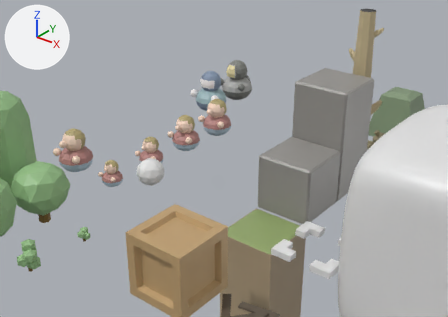
The FBX model Assets/Alubecki/Models/Blocks.fbx, before and after one commit.
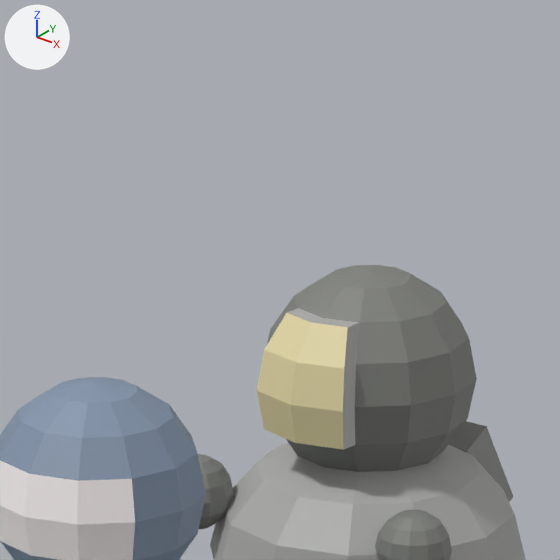
Each version appears first from a 50 mm camera at (5.82, -6.04, 5.39) aimed at (-2.74, 4.66, -1.24), and next in a close-up on the part from 45% to 57% of the width and 11% to 28% of the height. Arrows for +X, +Y and +Z are at upper left; the lights stay in place. Where no turn or scale is listed for an object, it has been applied to the vertices.

The first close-up shows 'Character.C2#30', 'Character.C3#30'.
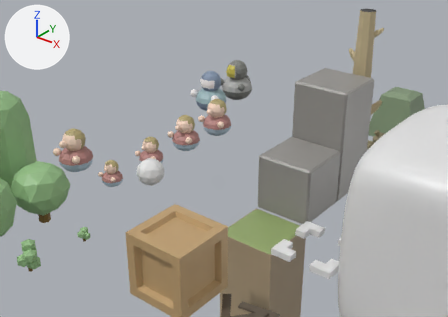
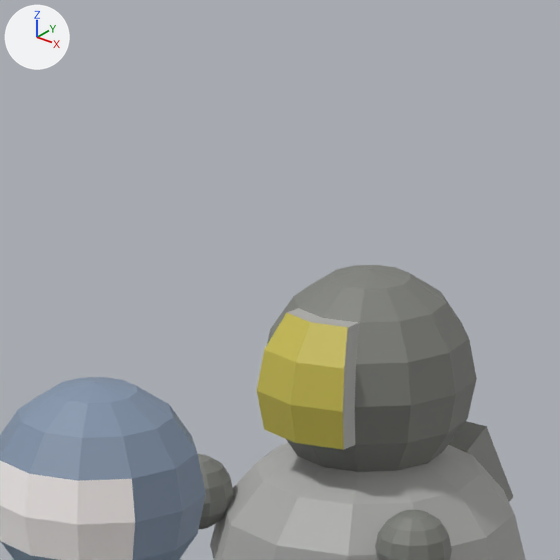
Changed parts and their boxes (x1, y1, x2, y2) in the close-ups (560 x 560 px):
'Character.C3#30', recoloured (beige to yellow): (257, 310, 351, 452) in both

Edits to the bpy script that builds the scene:
```text
Change mat_c3_helmetglass:
    mat_c3_helmetglass.base_color: (0.807, 0.713, 0.4) -> (0.598, 0.517, 0.0845)  # beige #e8dcaa -> yellow #cbbe52
```
